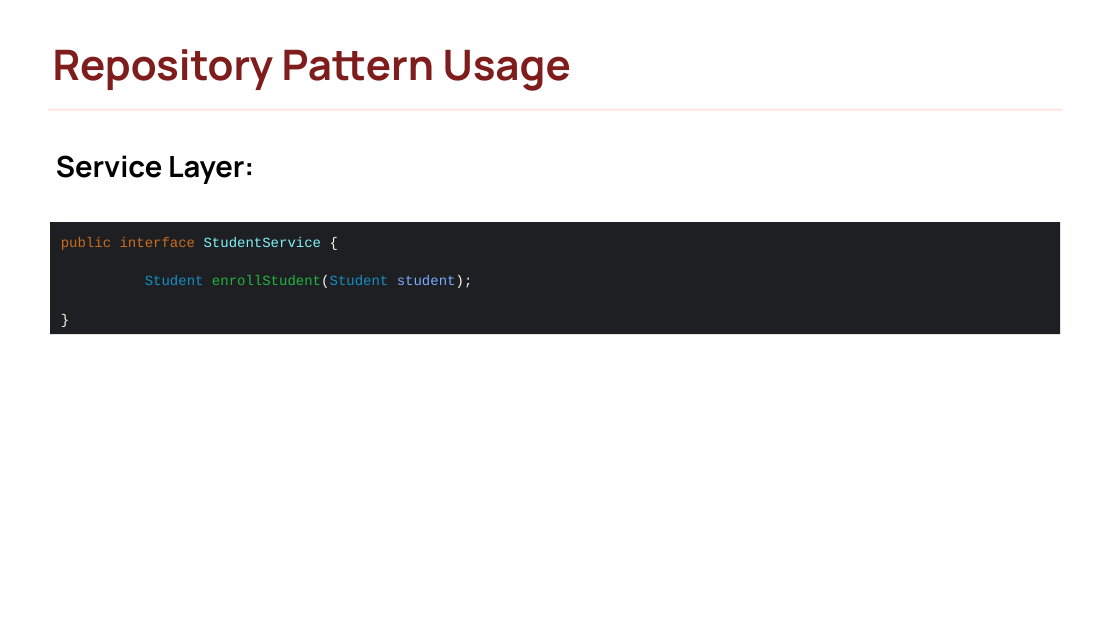
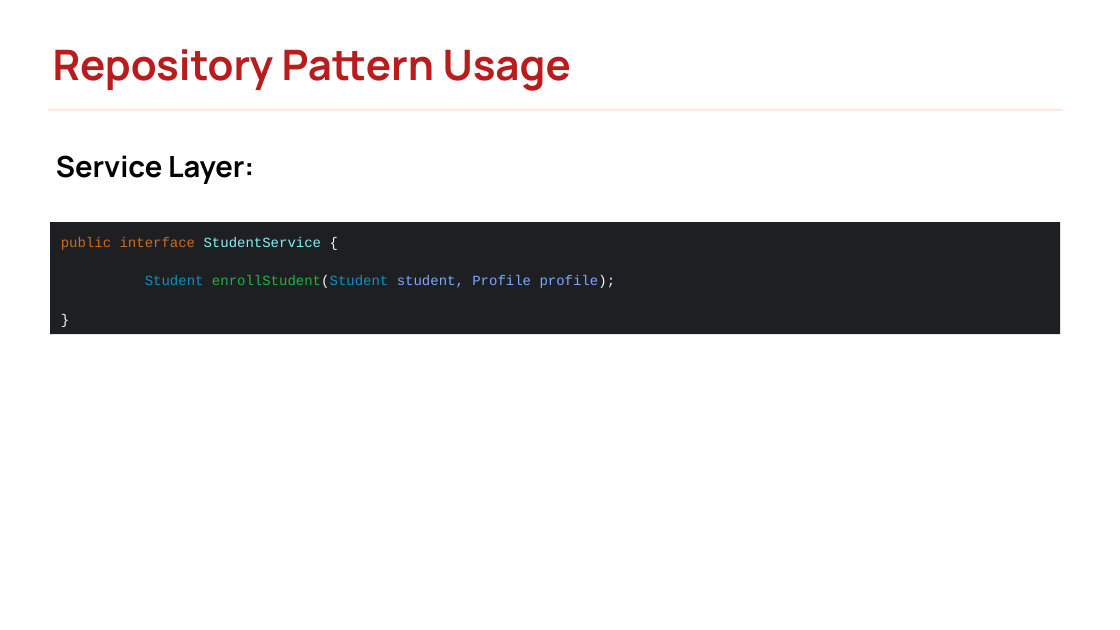
Before and after one commit to rlimosenero/rey-limosenero_java101, a slide deck: slide 162 of Java Persistence & Hibernate.pptx (slide 147 before the commit). Drawn at 1120x630 pixels with LibreOffice and Linux fonts; fonts in the diff are those of the drawing; background and template pictures are left out. Boxes give left, top, right and bottom in pixels: in the first picture for what was removed or moved away, otherwise in the second. Text is boxed around its words. In the diff, an @@ line names an element or a change of style, - is before the commit and + after.

```diff
--- a/Java Persistence & Hibernate.pptx
+++ b/Java Persistence & Hibernate.pptx
@@ text "Repository Pattern Usage" at (x1=53, y1=49, x2=571, y2=91): text colour #7F1D1D to #B91C1C @@
@@ text in rectangle at (x1=145, y1=275, x2=616, y2=288): text changed; text colour #1290C3 to #79ABFF @@
-Student enrollStudent(Student student);
+Student enrollStudent(Student student, Profile profile);
```
Also in this commit, not shown: 22 other slides changed, 27 slides added, 4 slides removed.
